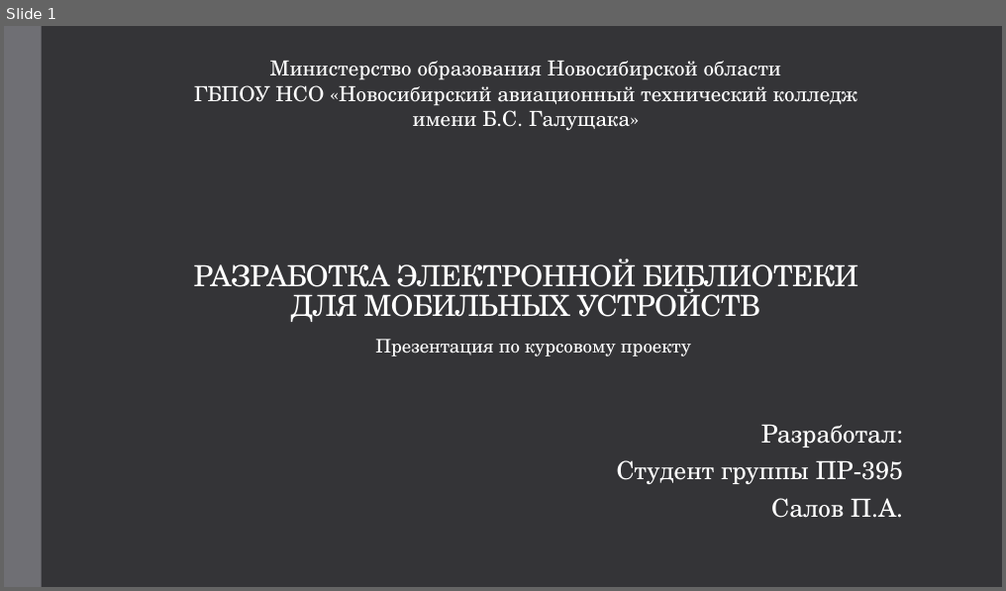
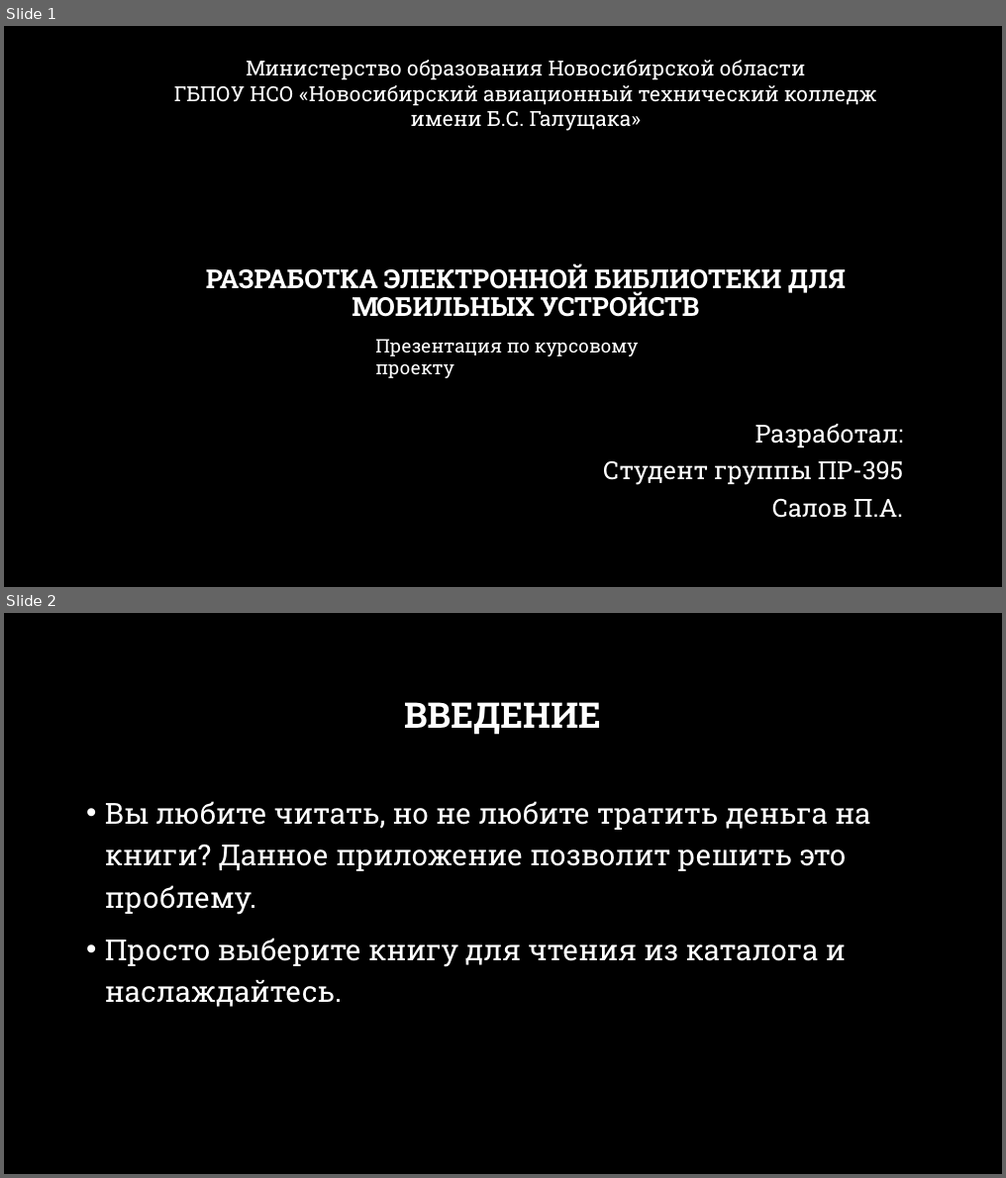
Before and after one commit to Mojukin/CourseWork, a slide deck: Презентация по курсовому проекту, Салов П.А., Пр-395.pptx. Shown one above the other, each under a label of ours: slide 1 before the commit, slides 1 and 2 after it. The pictures are 1006x591 and 1006x1178 pixels, drawn with LibreOffice and Linux fonts; fonts in the diff are those of the drawing; background and template pictures are left out. Boxes give left, top, right and bottom in pixels: in the first picture for what was removed or moved away, otherwise in the second. Text is boxed around its words. In the diff, an @@ line names an element or a change of style, - is before the commit and + after.

```diff
--- a/Презентация по курсовому проекту, Салов П.А., Пр-395.pptx
+++ b/Презентация по курсовому проекту, Салов П.А., Пр-395.pptx
@@ slide 2 added at [4,613,1002,1174], background picture (left out) @@
@@ title added at [404,702,601,735], 34 pt, text #FFFFFF, bold @@
+ВВЕДЕНИЕ
@@ text added at [105,801,870,1007], 28 pt, text #FFFFFF @@
+• Вы любите читать, но не любите тратить деньга на книги? Данное приложение позволит решить это проблему.
+• Просто выберите книгу для чтения из каталога и наслаждайтесь.
@@ slide 1 changed as well @@
@@ background #353537 to picture (left out) @@
@@ rectangle removed at [4,26,42,587] @@
@@ title "РАЗРАБОТКА ЭЛЕКТРОННОЙ БИБЛИОТЕКИ ДЛЯ МОБИЛЬНЫХ ..." at [206,264,846,317]: size 28 to 25.2 pt, font TeX Gyre Schola to Roboto Slab, letter spacing -0.5 to 0 pt, bold on; line spacing 0.85 to 0.9 @@
@@ font TeX Gyre Schola to Roboto Slab in 3 elements at [603,424,904,518], [174,60,877,131], [375,339,638,378] @@
```
Also in this commit, not shown: 6 other slides added, 7 slides removed, 1 other file.
